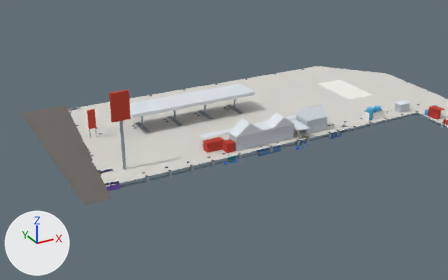
Before and after pictures for a commit that changed the glTF model portal-proposal/public/sites/models/1588.glb.
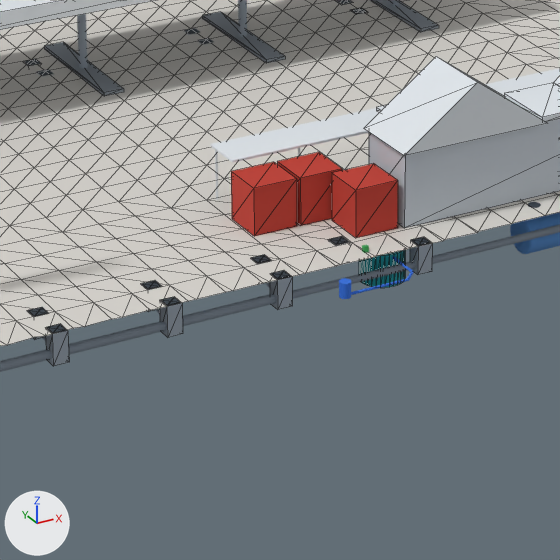
Each version is shown from a camera (50 mm lens) standing at (-95.5, -137.0, 67.6) and looking at (-24.1, -7.2, 2.7), then close up on the part from 35% to 59% of the width and 38% to 77% of the height. Every picture has the same lights, and +X, +Y and +Z are marked at lower left. The last two pictures show the newer version. The close-ups show mesh edges as thin lines. Where no turn or scale is listed for an object, it has been applied to the vertices. Vertices at exactly the same position are counted once.

The first close-up shows 'Building A (toilets)', 'Building A roofs', 'Forecourt and paving (taken as flat)', 'Kiosk 1', 'Kiosk 2', 'Kiosk 3 (numbered 3 on site)', 'Lying tank in front of building A (as-built sheet, not named)', 'Pump canopy (building C)', 'Pump islands', 'Site drain: front strip, along the south boundary, Ø0.40 m', 'Site drain: front strip, along the south boundary, Ø0.50 m', 'Walkway roof in front of the buildings' and 25 more.
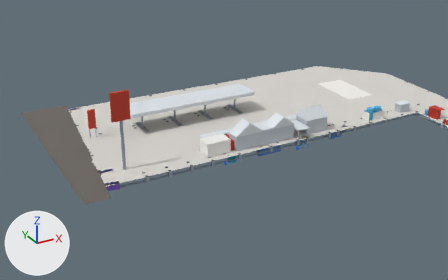
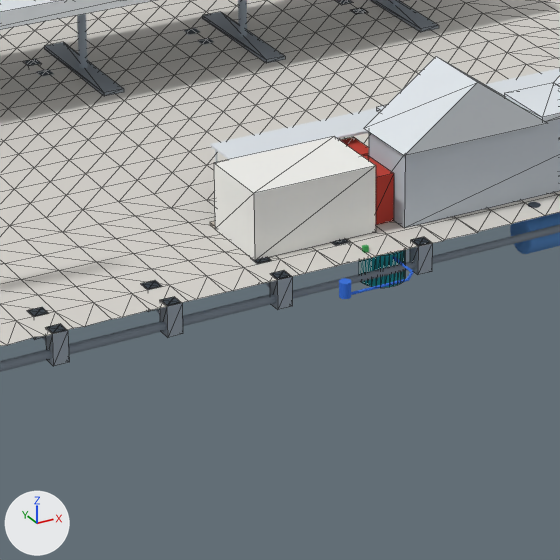
What differs and where, as boxes [x1, y1, x2, y2] in the close-ups (560 x 560 px):
'Coffee shop', added
    after: [214, 137, 376, 261]
'Kiosk 1', moved, rescaled
    before: [231, 162, 297, 236]
    after: [340, 137, 369, 156]
'Kiosk 3 (numbered 3 on site)', deleted (red)
    before: [332, 164, 398, 238]
'Kiosk 2', moved, rescaled
    before: [277, 152, 342, 226]
    after: [363, 155, 394, 225]

The change, as a list of edits to the scene's bpy script:
```text
Change me_mesh_204:
    used by ob_kiosk_1; location = (0.0, 0.0, 0.0)
    remove me_mesh_204.from_pydata(...)  # 8 vertices, 12 faces; spans x -28.91..-26.49, y -7.01..-4.59, z 0.0..2.6
    add me_mesh_204.from_pydata(...)  # 8 vertices, 12 faces; spans x -23.86..-21.44, y -5.96..-3.74, z 0.0..2.6
    me_mesh_204 part 1: the whole mesh is scaled about its middle by (1, 0.917, 1), then moved by (5.05, 0.95, 0.0)
Change me_mesh_205:
    used by ob_kiosk_2; location = (0.0, 0.0, 0.0)
    remove me_mesh_205.from_pydata(...)  # 8 vertices, 12 faces; spans x -26.31..-23.89, y -7.01..-4.59, z 0.0..2.6
    add me_mesh_205.from_pydata(...)  # 8 vertices, 12 faces; spans x -23.36..-21.94, y -8.76..-6.14, z 0.0..2.6
    me_mesh_205 part 2: the whole mesh is scaled about its middle by (0.583, 1.08, 1), then moved by (2.45, -1.65, 0.0)
Add me_mesh_206_1:
    me_mesh_206_1.from_pydata([(-23.38, -9.47, 3.6), (-23.42, -5.27, 3.6), (-23.38, -9.47, 0.0), (-23.42, -5.27, 0.0), (-30.22, -5.33, 3.6), (-30.18, -9.53, 3.6), (-30.22, -5.33, 0.0), (-30.18, -9.53, 0.0)], [], [(0, 2, 1), (2, 3, 1), (4, 6, 5), (6, 7, 5), (4, 5, 1), (5, 0, 1), (7, 6, 2), (6, 3, 2), (5, 7, 0), (7, 2, 0), (1, 3, 4), (3, 6, 4)])
    me_mesh_206_1.materials.append(mat_kioskwhite)  # white #f2f2ee
Remove ob_kiosk_3__numbered_3_on_site:
    ob_kiosk_3__numbered_3_on_site = bpy.data.objects.new('Kiosk 3 (numbered 3 on site)', me_mesh_206)
    ob_kiosk_3__numbered_3_on_site.location = (0.0, 0.0, 0.0)
Add ob_coffee_shop:
    ob_coffee_shop = bpy.data.objects.new('Coffee shop', me_mesh_206_1)
    ob_coffee_shop.location = (0.0, 0.0, 0.0)
```
